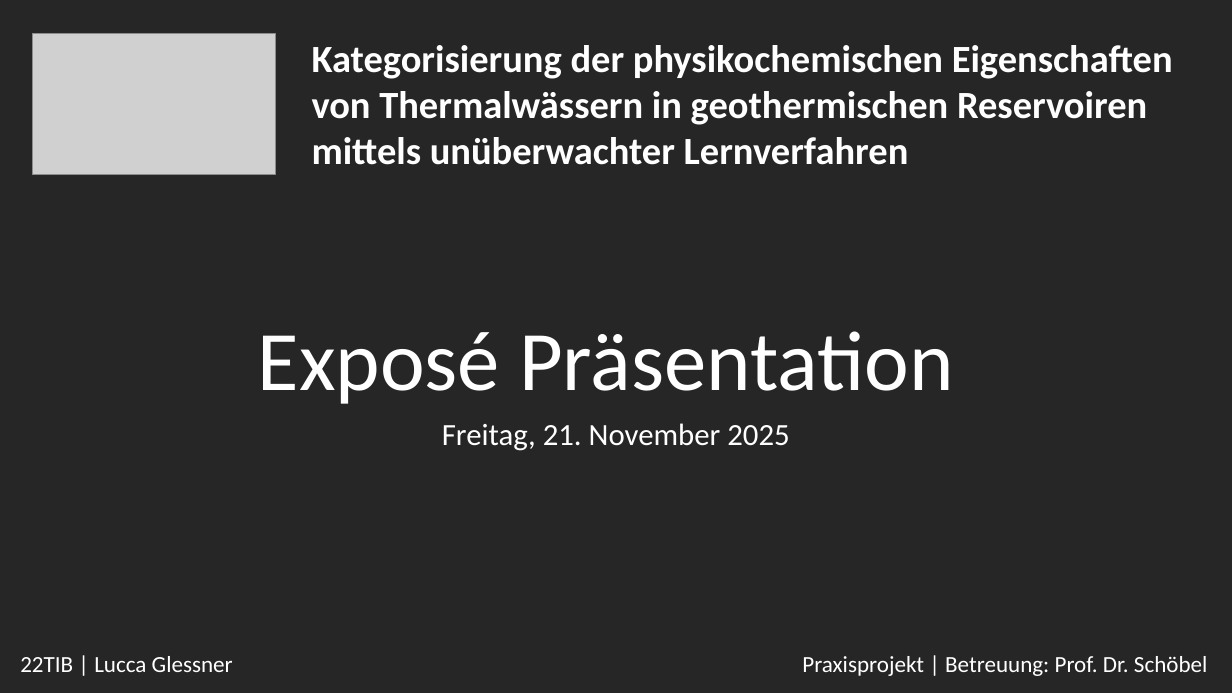
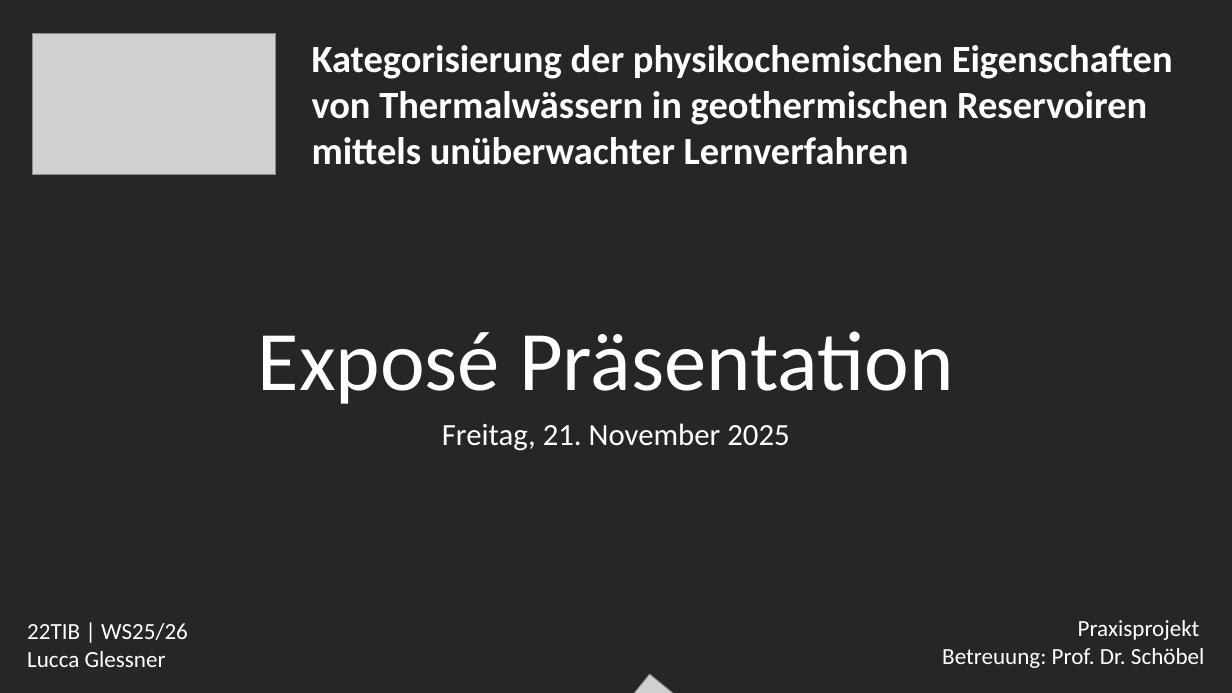
Before and after one commit to luccaglessner/Abschlussarbeit, a slide deck: slide 1 of Abschlussarbeit Bearbeitung/Exposé Praxisprojekt/Präsentation_Exposé_Praxisprojekt.pptx. Drawn at 1232x693 pixels with LibreOffice and Linux fonts; fonts in the diff are those of the drawing; grey boxes stand for pictures; background and template pictures are left out. Boxes give left, top, right and bottom in pixels: in the first picture for what was removed or moved away, otherwise in the second. Text is boxed around its words. In the diff, an @@ line names an element or a change of style, - is before the commit and + after.

```diff
--- a/Abschlussarbeit Bearbeitung/Exposé Praxisprojekt/Präsentation_Exposé_Praxisprojekt.pptx
+++ b/Abschlussarbeit Bearbeitung/Exposé Praxisprojekt/Präsentation_Exposé_Praxisprojekt.pptx
@@ text at (27, 623, 188, 667): text changed @@
-22TIB | Lucca Glessner
+22TIB | WS25/26
+Lucca Glessner
@@ text at (942, 620, 1205, 668): text changed @@
-Praxisprojekt | Betreuung: Prof. Dr. Schöbel
+Praxisprojekt
+Betreuung: Prof. Dr. Schöbel
@@ picture added at (554, 674, 882, 693) @@
```
Also in this commit, not shown: 8 slides added, 1 slide removed, 2 other files.
